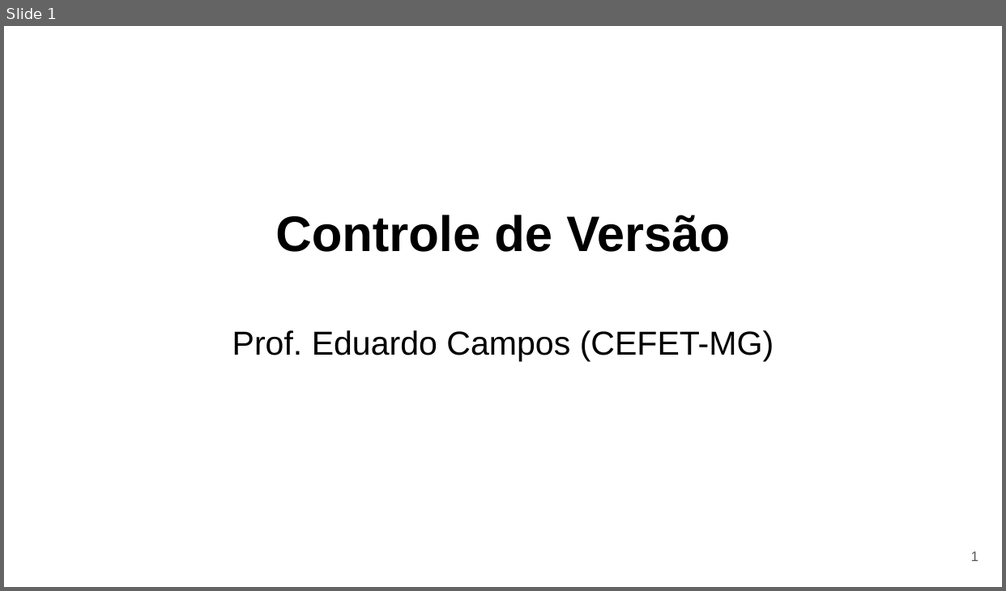
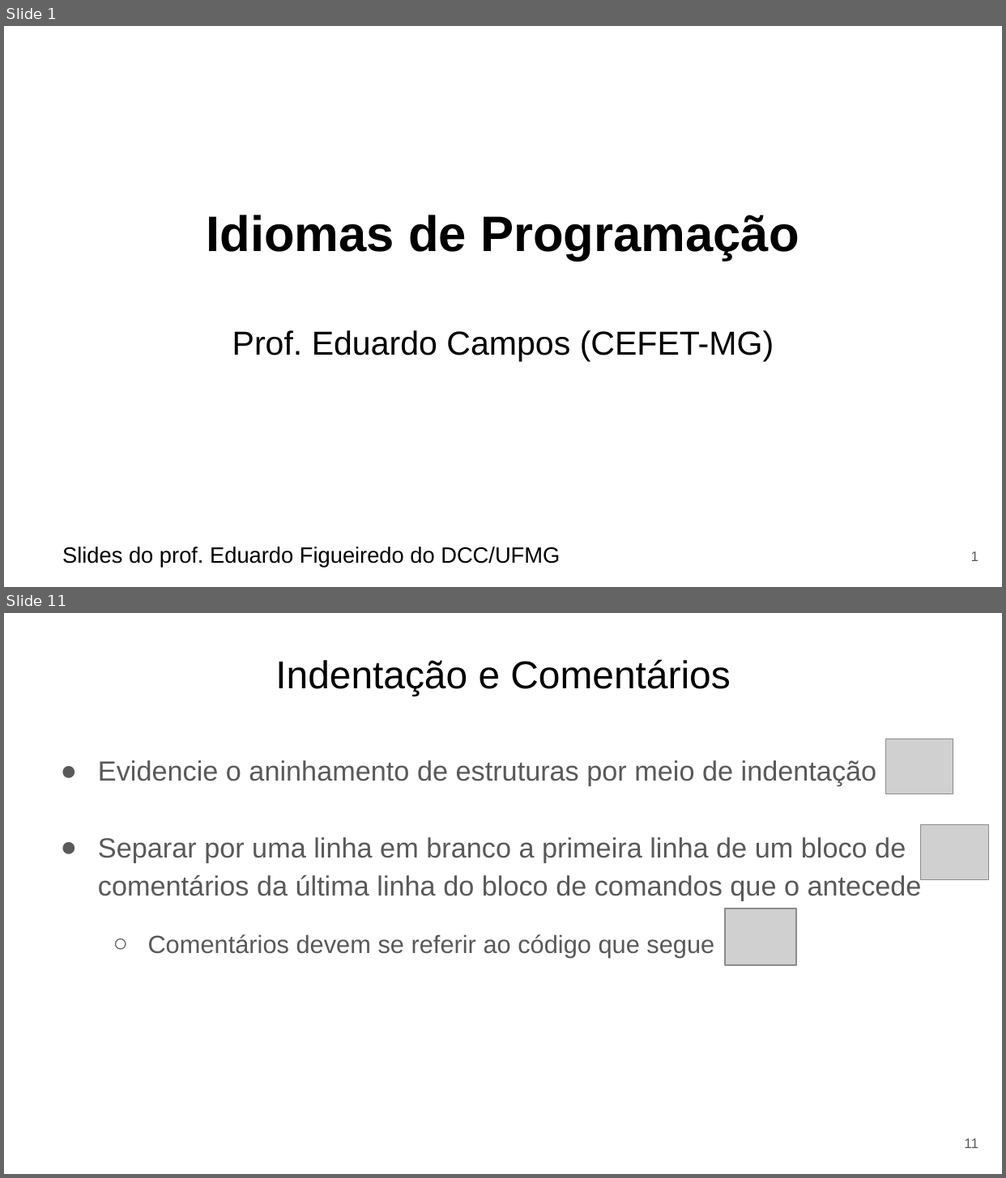
Before and after one commit to eduardocunha11/firstblog, a slide deck: aulas/gsi526/aula13-idiomas-programacao.pptx. Shown one above the other, each under a label of ours: slide 1 before the commit, slides 1 and 11 after it; the slides between them are not shown. The pictures are 1006x591 and 1006x1178 pixels, drawn with LibreOffice and Linux fonts; fonts in the diff are those of the drawing; grey boxes stand for pictures. Boxes give left, top, right and bottom in pixels: in the first picture for what was removed or moved away, otherwise in the second. Text is boxed around its words. In the diff, an @@ line names an element or a change of style, - is before the commit and + after.

Commit message:
add aula sobre idiomas de programacao

```diff
--- a/aulas/gsi526/aula13-idiomas-programacao.pptx
+++ b/aulas/gsi526/aula13-idiomas-programacao.pptx
@@ slide 11 added at [4, 613, 1002, 1174], background #FFFFFF @@
@@ title added at [275, 659, 730, 696], 28 pt, text #000000 @@
+Indentação e Comentários
@@ picture added at [886, 739, 953, 794] @@
@@ text added at [98, 760, 922, 957], 20 pt, text #595959 @@
+● Evidencie o aninhamento de estruturas por meio de indentação
+● Separar por uma linha em branco a primeira linha de um bloco de comentários da última linha do bloco de comandos que o antecede
+  ○ Comentários devem se referir ao código que segue
@@ picture added at [920, 824, 988, 879] @@
@@ picture added at [725, 909, 796, 965] @@
@@ page number added at [964, 1139, 978, 1148], 10 pt, text #595959 @@
+11
@@ slide 1 changed as well @@
@@ title at [206, 215, 799, 261]: text changed @@
-Controle de Versão
+Idiomas de Programação
@@ text added at [62, 547, 560, 567], 16 pt, text #000000 @@
+Slides do prof. Eduardo Figueiredo do DCC/UFMG
```
Also in this commit, not shown: 1 other slide changed, 18 other slides added, 23 slides removed, 4 other files.
